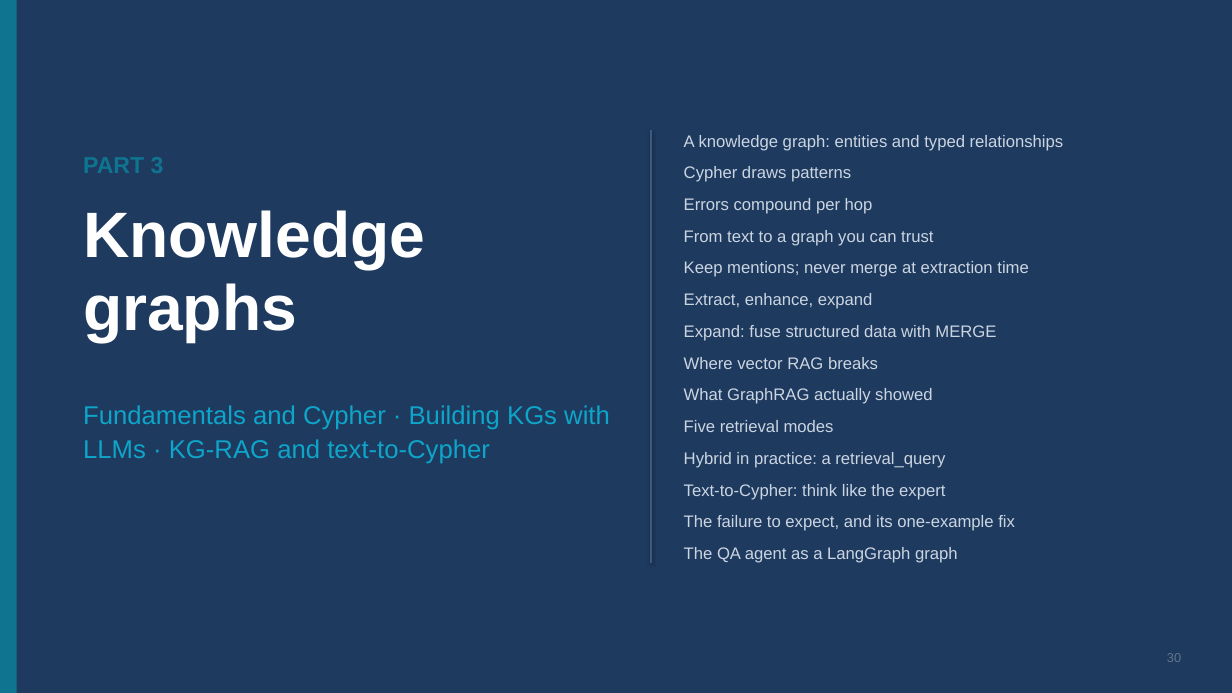
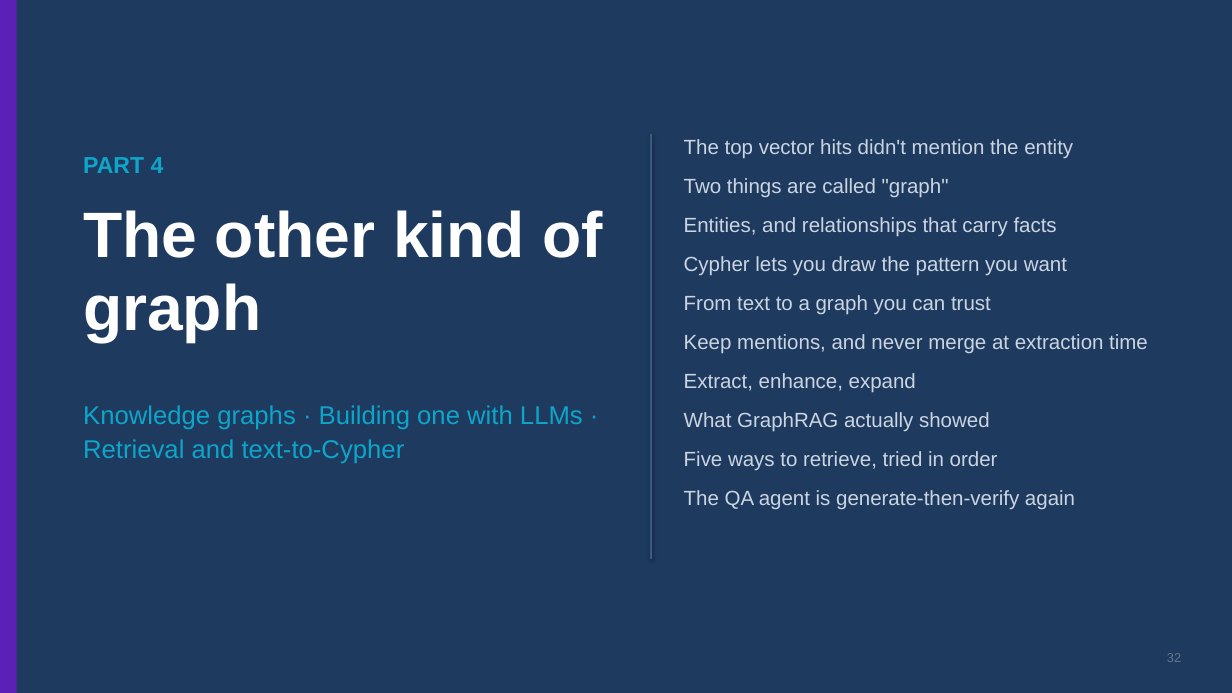
Before and after one commit to ramseywise/learn-ai-engineering, a slide deck: slide 32 of ai-engineering/05-graph-engineering/slides/graph-engineering.pptx (slide 30 before the commit). Drawn at 1232x693 pixels with LibreOffice and Linux fonts; fonts in the diff are those of the drawing. Boxes give left, top, right and bottom in pixels: in the first picture for what was removed or moved away, otherwise in the second. Text is boxed around its words. In the diff, an @@ line names an element or a change of style, - is before the commit and + after.

```diff
--- a/ai-engineering/05-graph-engineering/slides/graph-engineering.pptx
+++ b/ai-engineering/05-graph-engineering/slides/graph-engineering.pptx
@@ rectangle at bbox=[0, 0, 17, 693]: fill #0F7490 to #5B21B6 @@
@@ line moved from (652, 130) - (652, 563) to (652, 134) - (652, 559) @@
@@ text at bbox=[684, 139, 1073, 276]: text changed; size 13 to 16 pt @@
-A knowledge graph: entities and typed relationships
-Cypher draws patterns
-Errors compound per hop
+The top vector hits didn't mention the entity
+Two things are called "graph"
+Entities, and relationships that carry facts
+Cypher lets you draw the pattern you want
@@ text added at bbox=[83, 157, 164, 173], 18 pt, text #0EA5C9, bold @@
+PART 4
@@ text at bbox=[83, 210, 604, 342]: text changed @@
-Knowledge graphs
+The other kind of graph
@@ text at bbox=[684, 295, 991, 432]: size 13 to 16 pt in "From text to a graph you can ...", "Extract, enhance, expand", "What GraphRAG actually showed"; more space between paragraphs @@
@@ text at bbox=[684, 325, 996, 369]: paragraphs removed @@
-Expand: fuse structured data with MERGE
-Where vector RAG breaks
@@ text at bbox=[684, 334, 1148, 354]: text changed; size 13 to 16 pt @@
-Keep mentions; never merge at extraction time
+Keep mentions, and never merge at extraction time
@@ text at bbox=[83, 405, 583, 463]: text changed @@
-Fundamentals and Cypher · Building KGs with LLMs · KG-RAG and text-to-Cypher
+Knowledge graphs · Building one with LLMs · Retrieval and text-to-Cypher
@@ text at bbox=[684, 451, 1075, 510]: text changed; size 13 to 16 pt @@
-Five retrieval modes
-Hybrid in practice: a retrieval_query
-Text-to-Cypher: think like the expert
-The failure to expect, and its one-example fix
-The QA agent as a LangGraph graph
+Five ways to retrieve, tried in order
+The QA agent is generate-then-verify again
@@ text at bbox=[1167, 653, 1181, 662]: text changed @@
-30
+32
```
Also in this commit, not shown: 37 other slides changed, 13 slides added, 16 slides removed, 44 other files.
